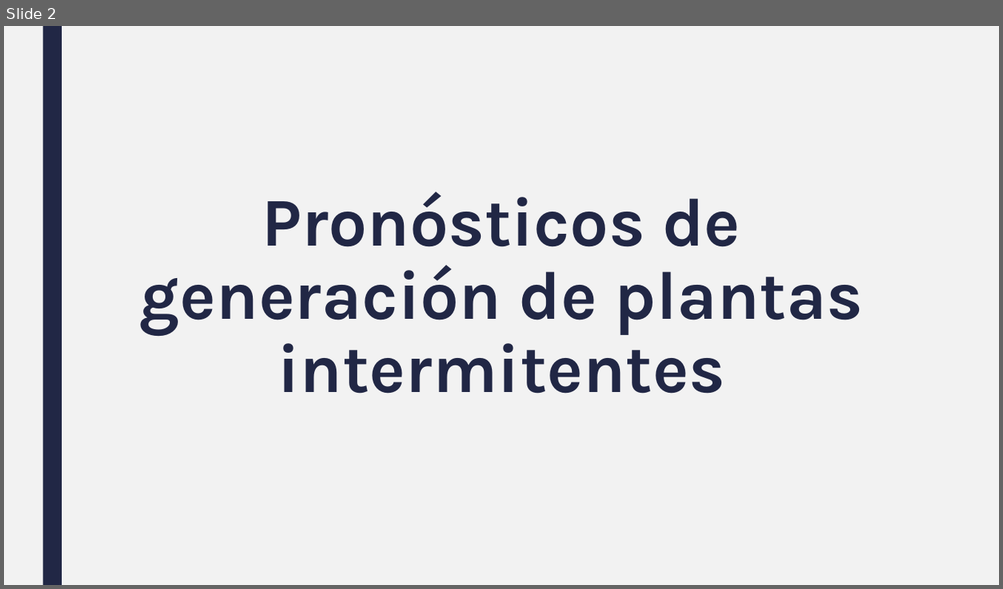
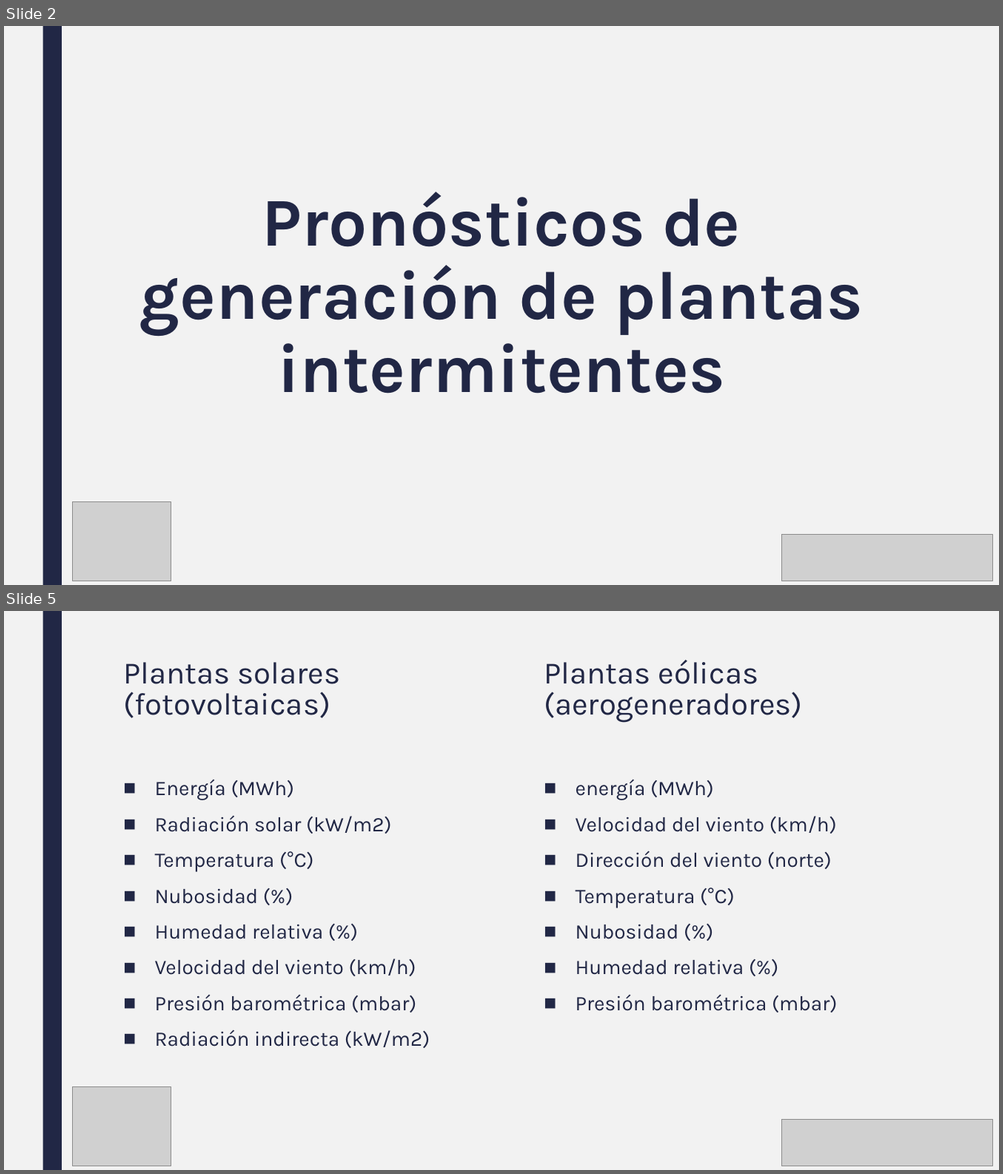
Before and after one commit to oscaralfonso17/Plantas_Intermitentes, a slide deck: Objetivos.pptx. Shown one above the other, each under a label of ours: slide 2 before the commit, slides 2 and 5 after it; the slides between them are not shown. The pictures are 1003x589 and 1003x1174 pixels, drawn with LibreOffice and Linux fonts; fonts in the diff are those of the drawing; grey boxes stand for pictures. Boxes give left, top, right and bottom in pixels: in the first picture for what was removed or moved away, otherwise in the second. Text is boxed around its words. In the diff, an @@ line names an element or a change of style, - is before the commit and + after.

```diff
--- a/Objetivos.pptx
+++ b/Objetivos.pptx
@@ slide 5 added at [4, 611, 999, 1170], background #F2F2F2; not listed: 1 template element that a slide beside it also shows @@
@@ text added at [123, 662, 341, 718], 30 pt, text #212745 @@
+Plantas solares (fotovoltaicas)
@@ text added at [543, 660, 802, 723], 30 pt, text #212745 @@
+Plantas eólicas (aerogeneradores)
@@ text added at [155, 780, 430, 1048], 20 pt, text #212745 @@
+■ Energía (MWh)
+■ Radiación solar (kW/m2)
+■ Temperatura (°C)
+■ Nubosidad (%)
+■ Humedad relativa (%)
+■ Velocidad del viento (km/h)
+■ Presión barométrica (mbar)
+■ Radiación indirecta (kW/m2)
@@ text added at [575, 779, 836, 1013], 20 pt, text #212745 @@
+■ energía (MWh)
+■ Velocidad del viento (km/h)
+■ Dirección del viento (norte)
+■ Temperatura (°C)
+■ Nubosidad (%)
+■ Humedad relativa (%)
+■ Presión barométrica (mbar)
@@ picture added at [73, 1087, 170, 1167] @@
@@ picture added at [782, 1120, 992, 1167] @@
@@ slide 2 changed as well @@
@@ picture added at [73, 502, 170, 582] @@
@@ picture added at [782, 535, 992, 582] @@
```
Also in this commit, not shown: 3 other slides changed, 2 other slides added, 2 slides removed, 1 other file.
